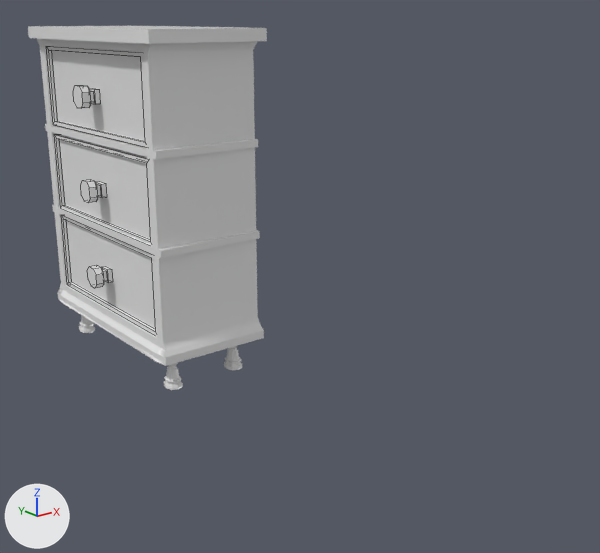
The FBX model CandificationV2/Assets/Meshes/servants_drawer_whole.fbx, before and after one commit.
Rendered twice from a camera (50 mm lens) standing at (0.0301, 0.0395, 0.0154) and looking at (0.0492, 0.0634, 0.0058). The lights are fixed; the arrows at lower left show +X, +Y and +Z. The picture after the commit comes second. Mesh edges are drawn as thin lines on the coarser meshes. Where no turn or scale is listed for an object, it has been applied to the vertices.

Objects in the first picture: 'pasted__drawer_body4', 'pasted__drawer_handle', 'pasted__drawer_handle1', 'pasted__drawer_handle2'.
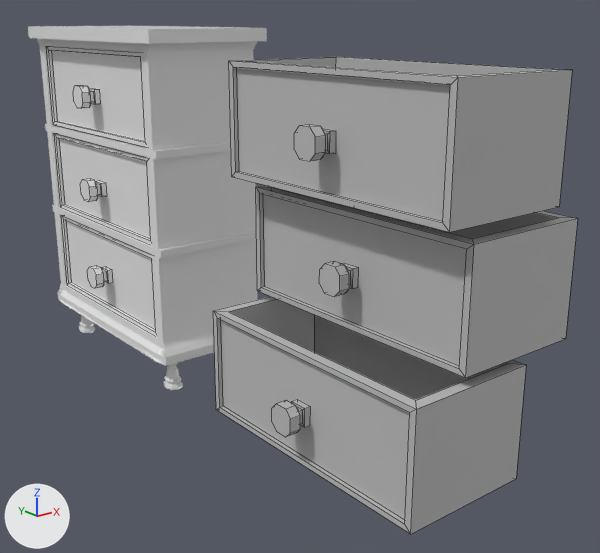
Changed parts and their boxes [x1, y1, x2, y2] in the pictures (600 x 553 px; the box of a moved part takes in the faces that stretch with it):
'pasted__drawer_handle2', reshaped, moved: before [61, 215, 156, 336]; after [213, 297, 526, 534]
'pasted__drawer_handle.001', added: after [229, 57, 572, 232]
'pasted__drawer_handle1', reshaped, moved: before [54, 134, 151, 245]; after [256, 185, 578, 378]
'pasted__drawer_handle3', now drawn: after [54, 133, 151, 245]
'pasted__drawer_handle4', now drawn: after [61, 215, 156, 336]
part 1 of me_mesh_002, moved or reshaped: before [54, 134, 151, 245]; after [54, 133, 151, 245]
part 2 of me_mesh_003, moved or reshaped: [61, 215, 154, 335] in both

Edits to the bpy script that builds the scene:
```text
Add mat_pasted__blinn8:
    mat_pasted__blinn8 = principled_material('pasted__blinn8')
    mat_pasted__blinn8.base_color = (0.5, 0.5, 0.5)  # grey #bcbcbc
    mat_pasted__blinn8.roughness = 0.749
Add me_mesh_006:
    me_mesh_006.from_pydata(...)  # 64 vertices, 56 faces; spans x -0.32..0.32, y -0.125..0.125, z -0.176..0.176
    me_mesh_006.materials.append(mat_pasted__blinn8)  # grey #bcbcbc
Add me_mesh_007:
    me_mesh_007 = me_mesh_006.copy(); me_mesh_007.name = 'Mesh.007'
Add me_mesh_005:
    me_mesh_005.from_pydata(...)  # 64 vertices, 56 faces; spans x -0.00253..0.00253, y -0.0046..0.0046, z -0.00179..0.00179
    me_mesh_005.materials.append(mat_pasted__blinn8)  # grey #bcbcbc
Change ob_pasted__drawer_handle1:
    ob_pasted__drawer_handle1: bpy.data.objects.new('pasted__drawer_handle1', me_mesh_002) -> bpy.data.objects.new('pasted__drawer_handle1', me_mesh_006)
    ob_pasted__drawer_handle1.parent: ob_pasted__drawer_group -> ob_pasted__drawer_group1
Change ob_pasted__drawer_handle2:
    ob_pasted__drawer_handle2: bpy.data.objects.new('pasted__drawer_handle2', me_mesh_003) -> bpy.data.objects.new('pasted__drawer_handle2', me_mesh_007)
    ob_pasted__drawer_handle2.parent: ob_pasted__drawer_group -> ob_pasted__drawer_group1
    ob_pasted__drawer_handle2.location: (-0.0428, -0.314, 0.00168) -> (-0.223, -0.314, 0.00168)
Add ob_pasted__drawer_group1:
    ob_pasted__drawer_group1 = bpy.data.objects.new('pasted__drawer_group1', None)
    ob_pasted__drawer_group1.parent = ob_group3
    ob_pasted__drawer_group1.location = (0.133, -0.0838, -0.00168)
Add ob_group3:
    ob_group3 = bpy.data.objects.new('group3', None)
    ob_group3.location = (0.0468, 0.0569, 0.00831)
    ob_group3.rotation_euler = (1.571, 0.0, 0.0)  # degrees (90, 0, 0)
    ob_group3.scale = (0.01, 0.01, 0.01)
Add ob_pasted__drawer_handle_001:
    ob_pasted__drawer_handle_001 = bpy.data.objects.new('pasted__drawer_handle.001', me_mesh_005)
    ob_pasted__drawer_handle_001.location = (0.04676, 0.05695, 0.01229)
```
